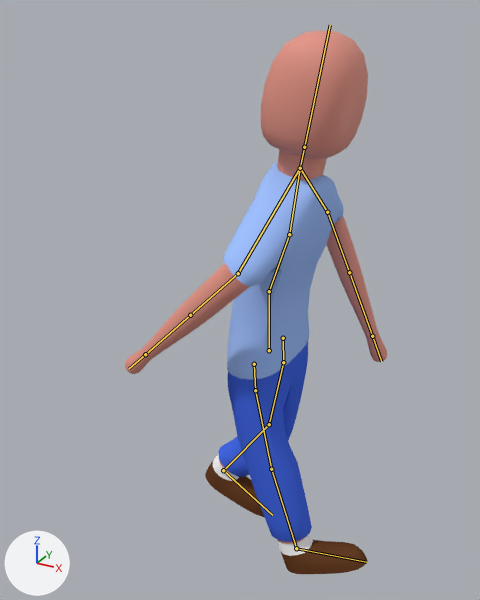
What one commit did to the Blender file Assets/Blender projects/PlayerModel.blend.
Before and after are seen from a camera (50 mm lens) standing at (13.8, -27.6, 28.3) and looking at (-1.3, -0.2, 14.6). The axes (+X, +Y, +Z) are drawn at lower left. The lights are the same throughout. Both versions are drawn at frame 1 of the action 'RunBackward'; the numbers are the values there. The bones that bend it are drawn over the model as lines.

In view in the first picture: 'PlayerModel'.
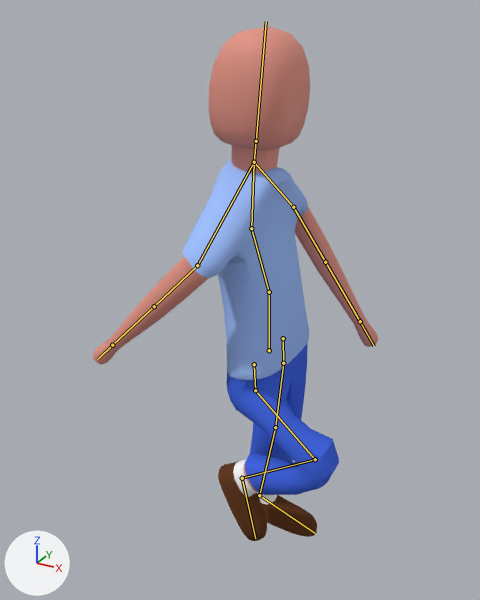
Pixel boxes (x1, y1, x2, y2) of what changed, in the pictures (480 x 600 px):
'PlayerModel', posed (9% wider)
    before: (125, 31, 387, 574)
    after: (93, 27, 378, 541)
bone 'Spine', root to tip
    before: (269, 291) to (289, 234)
    after: (269, 292) to (251, 228)
bone 'Chest', root to tip
    before: (289, 234) to (300, 168)
    after: (251, 228) to (254, 162)
bone 'Upperarm.R', root to tip
    before: (238, 273) to (190, 315)
    after: (197, 265) to (154, 306)
bone 'Upperarm.L', root to tip
    before: (327, 212) to (349, 272)
    after: (293, 207) to (325, 262)
bone 'Upperleg.R', root to tip
    before: (255, 390) to (271, 469)
    after: (255, 390) to (315, 459)
bone 'Lowerleg.R', root to tip
    before: (271, 469) to (296, 548)
    after: (315, 459) to (242, 478)
bone 'Foot.R', root to tip
    before: (296, 548) to (366, 562)
    after: (242, 478) to (255, 538)
bone 'Upperleg.L', root to tip
    before: (283, 362) to (269, 424)
    after: (283, 363) to (275, 427)
bone 'Lowerleg.L', root to tip
    before: (269, 424) to (223, 470)
    after: (275, 427) to (259, 495)
bone 'Foot.L', root to tip
    before: (223, 470) to (272, 515)
    after: (259, 495) to (315, 533)

The change in detail:
Bone 'Spine' (bone_spine) turns from (1, 0, -20) to (1, 0, 15) degrees about its own x, y and z.
Bone 'Chest' (bone_chest) turns from (0, 0, 10) to (0, 0, -20) degrees about its own x, y and z.
Bone 'Upperarm.R' (bone_upperarm_r) turns from (71, -34, 12) to (69, -39, 15) degrees about its own x, y and z.
Bone 'Upperarm.L' (bone_upperarm_l) turns from (-71, -34, -11) to (-69, -39, -14) degrees about its own x, y and z.
Bone 'Upperleg.R' (bone_upperleg_r) turns from (0, 1, -19) to (-1, 2, -55) degrees about its own x, y and z.
Bone 'Lowerleg.R' (bone_lowerleg_r) turns from (0, 0, 2) to (4, 2, 111) degrees about its own x, y and z.
Bone 'Foot.R' (bone_foot_r) turns from (0, 0, -10) to (0, 0, 7) degrees about its own x, y and z.
Bone 'Upperleg.L' (bone_upperleg_l) turns from (0, 0, 6) to (0, 0, 0) degrees about its own x, y and z.
Bone 'Lowerleg.L' (bone_lowerleg_l) turns from (0, -1, 29) to (0, 0, 9) degrees about its own x, y and z.
Bone 'Foot.L' (bone_foot_l) turns from (0, 0, -18) to (0, 0, -5) degrees about its own x, y and z.
